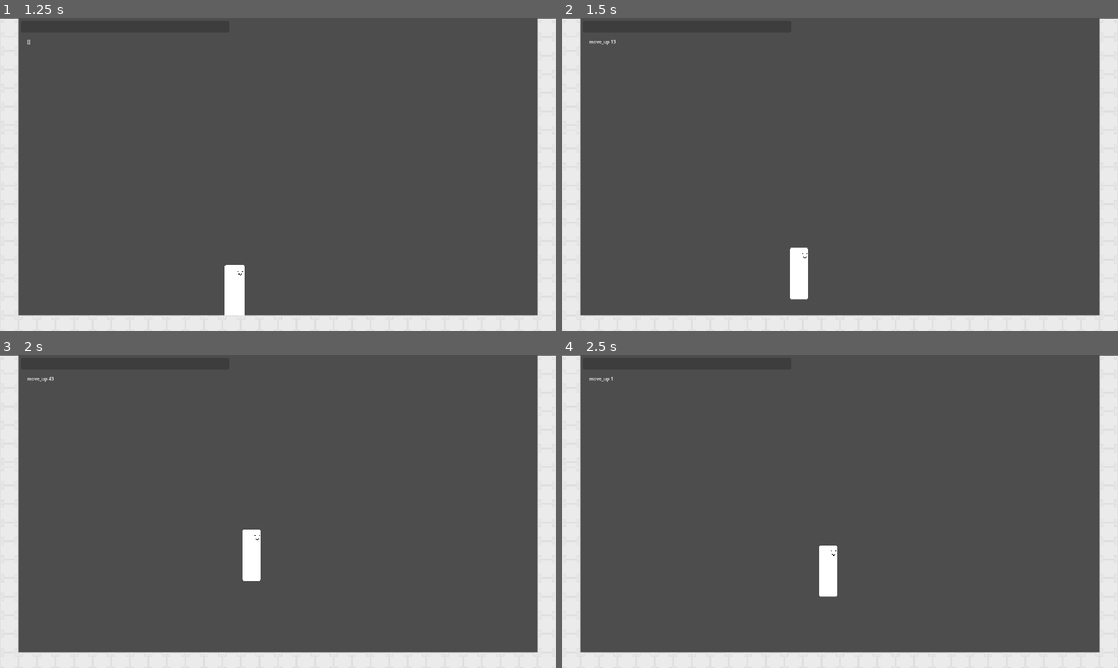
Above: before the commit, frames 1-4 (two rows, left to right).
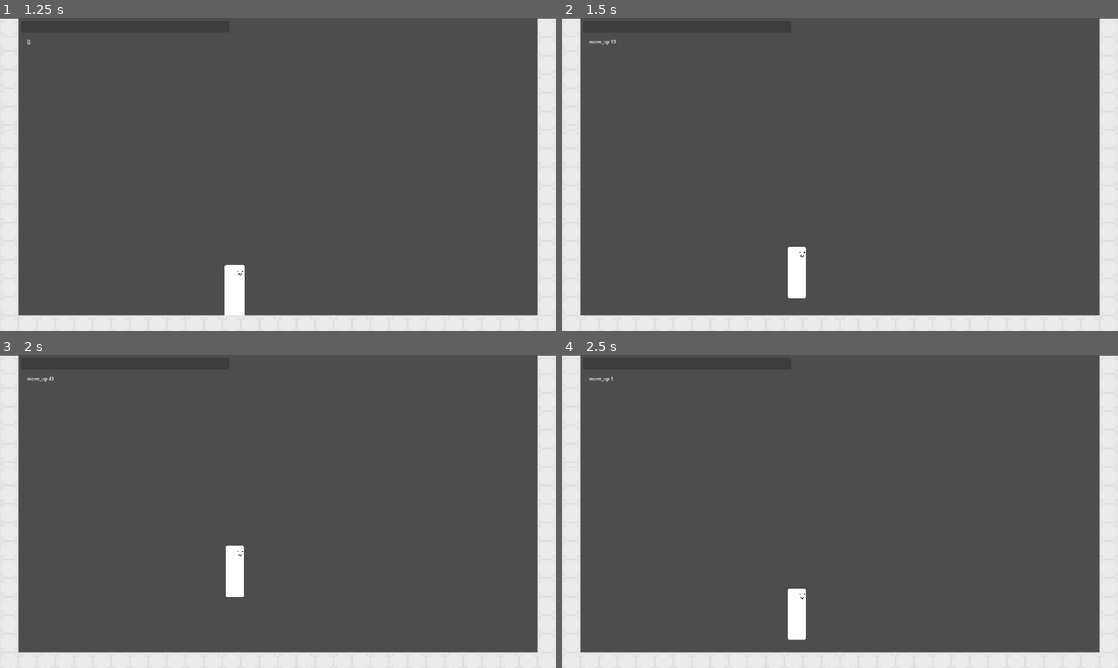
Above: after the commit, the same moments.

Repository: Mysteria0/To-Be-Name-Fighting-Game
Game: Godot game, scene res://menu.tscn
The game is run twice, just before and just after one commit, with the same random seed, the same clock (stepped at 60 frames per second) and the same inputs.
Inputs:
- Up to frame 1 (1.25 s): click "Start" at 0.5 s
- Up to frame 2 (1.5 s): tap Enter at 1.25 s; hold D (move_right) from 1.28 s (still down); hold W (move_up) from 1.28 s (still down)
- Up to frame 3 (2 s): keep holding D (move_right); keep holding W (move_up)
- Up to frame 4 (2.5 s): keep holding D (move_right); release W (move_up) at 2.03 s; tap U (action_a) at 2.1 s; tap W (move_up) at 2.27, 2.3 s

Frame 1 is identical in both runs. In frame 2, 0.2% of the frame differs, in the area x 40-45%, y 73-90%; in frame 3, 1.0%; in frame 4, 1.1%, in the area x 40-50%, y 60-92%.

Commit message:
Finishing movement code, currently trying to add diagonals to the input reader

Diff:
--- a/Player.tscn
+++ b/Player.tscn
@@ -187,9 +187,10 @@
 [node name="MovementCode" type="Node" parent="." unique_id=423301028 node_paths=PackedStringArray("parent")]
 unique_name_in_owner = true
 script = ExtResource("28_vd78s")
-PerPXGravity = 980
-PerPXForwardSpeed = 65
-PerPXBackwardSpeed = 50
+PxPerSECGravity = 1115
+PxPerSECForward = 3125
+PxPerSECBackward = 3075
+PxPerSECJump = 37500
 parent = NodePath("..")
 metadata/_custom_type_script = "uid://c344dhuvt3awv"
 
--- a/Scripts/Input Reader/input_reader.gd
+++ b/Scripts/Input Reader/input_reader.gd
@@ -7,7 +7,7 @@
 
 signal MovementInput(Input_key : String)
 
-var validMotionInputs = ['move_left','move_right','move_down','move_up','move_leftdown']
+var validMotionInputs = ['Neutral','move_left','move_right','move_down','move_up','move_leftdown','move_leftup','move_rightdown','move_rightup']
 var validAttackInputs = ['action_a','action_b','action_c','action_d']
 var RecentMotionInputs = []
 
@@ -51,7 +51,7 @@
 		if Input.is_action_just_released(currentMotionInput):
 			currentMotionInput = 'Neutral'
 			holdtime = 1
-			MovementInput.emit("Nothing")
+			MovementInput.emit('Nothing')
 	else:
 		holdtime += 1
 	holdtime = clamp(holdtime,1,999)
--- a/Scripts/State Machine/Movement.gd
+++ b/Scripts/State Machine/Movement.gd
@@ -1,18 +1,19 @@
 class_name MovementCode extends Node
 
-@export var PerPXGravity : int
-@export var PerPXForwardSpeed : int
-@export var PerPXBackwardSpeed : int
+@export var PxPerSECGravity : int
+@export var PxPerSECForward : int
+@export var PxPerSECBackward : int
+@export var PxPerSECJump : int
 
 @export var parent : CharacterBody2D
 
 func Move_Character(input : String, delta : float, override : int = 0) -> void:
 	if input == 'move_up':
-		parent.velocity.y = -700 * delta if override == 0 else override * delta
+		parent.velocity.y = -PxPerSECJump * delta if override == 0 else override * delta
 	elif input == 'move_left':
-		parent.velocity.x = -PerPXBackwardSpeed * delta if override == 0 else -override * delta
+		parent.velocity.x = -PxPerSECBackward * delta if override == 0 else -override * delta
 	elif input == 'move_right':
-		parent.velocity.x = PerPXForwardSpeed * delta if override == 0 else override * delta
+		parent.velocity.x = PxPerSECForward * delta if override == 0 else override * delta
 	else:
-		parent.velocity.y += PerPXGravity * delta if override == 0 else override * delta
+		parent.velocity.y += PxPerSECGravity * delta if override == 0 else override * delta
 	parent.move_and_slide()
--- a/Scripts/State Machine/State.gd
+++ b/Scripts/State Machine/State.gd
@@ -4,8 +4,7 @@
 @export var animation_name : String
 
 var parent : CharacterBody2D
-var Current_Motion : String
-var Current_Attack : String
+var StateMachine : Node
 
 func enter() -> void:
 	parent.animations.play(animation_name)
--- a/Scripts/State Machine/Tsurugi States/tsurugi_idle.gd
+++ b/Scripts/State Machine/Tsurugi States/tsurugi_idle.gd
@@ -22,7 +22,7 @@
 
 
 func process_physics(delta: float) -> State:
-	%MovementCode.Move_Character("Null",0)
+	%MovementCode.Move_Character("Null",delta)
 	if !parent.is_on_floor():
 		return fall_state
 	return null
--- a/Scripts/State Machine/Tsurugi States/tsurugi_jump.gd
+++ b/Scripts/State Machine/Tsurugi States/tsurugi_jump.gd
@@ -9,15 +9,11 @@
 	whydoihavetouseaboolean = false
 	parent.velocity.x = 0
 
-func process_physics(_delta: float) -> State:
+func process_physics(delta: float) -> State:
 	parent.move_and_slide()
 	if whydoihavetouseaboolean:
-		if Input.is_action_pressed('move_left'):
-			parent.velocity.x = -100
-		elif Input.is_action_pressed('move_right'):
-			parent.velocity.x = 100
-		parent.velocity.y = -700
-		parent.move_and_slide()
+		%MovementCode.Move_Character(StateMachine.Current_Motion,delta)
+		%MovementCode.Move_Character('move_up',delta)
 		return fall_state
 	return null
 
--- a/Scripts/State Machine/Tsurugi States/tsurugi_landing.gd
+++ b/Scripts/State Machine/Tsurugi States/tsurugi_landing.gd
@@ -13,8 +13,7 @@
 	hopethisworks = false
 
 func process_physics(delta: float) -> State:
-	parent.velocity.y += 980*delta
-	parent.move_and_slide()
+	%MovementCode.Move_Character("Null",delta)
 	if hopethisworks:
 		if !Input.is_action_pressed('move_up') and !Input.is_action_pressed('move_down'):
 			if Input.is_action_pressed('move_left') or Input.is_action_pressed('move_right'):
--- a/Scripts/State Machine/Tsurugi States/tsurugi_moving.gd
+++ b/Scripts/State Machine/Tsurugi States/tsurugi_moving.gd
@@ -7,17 +7,16 @@
 
 func enter() -> void:
 	super()
-	%MovementCode.Move_Character(Current_Motion,1,0)
 
 func process_input(_event: InputEvent) -> State:
 	if Input.is_action_just_pressed('move_up') and parent.is_on_floor():
 		return jump_state
 	if Input.is_action_pressed('move_down') and parent.is_on_floor():
 		return crouching_state
-	#if !Input.is_action_pressed('move_left') or !Input.is_action_pressed('move_right'):
-		#return idle_state
+	if !Input.is_action_pressed('move_left') and !Input.is_action_pressed('move_right'):
+		return idle_state
 	return null
 
 func process_physics(delta: float) -> State:
-	%MovementCode.Move_Character(Current_Motion,delta,0)
+	%MovementCode.Move_Character(StateMachine.Current_Motion,delta)
 	return null
--- a/Scripts/State Machine/state_machine.gd
+++ b/Scripts/State Machine/state_machine.gd
@@ -10,6 +10,7 @@
 func init(parent: CharacterBody2D) -> void:
 	for child in get_children():
 		child.parent = parent
+		child.StateMachine = self
 		change_state(starting_state)
 
 func change_state(new_state: State) -> void:
@@ -35,6 +36,8 @@
 		change_state(new_state)
 
 
+
+
+
 func _on_input_reader_movement_input(Input_key: String) -> void:
 	Current_Motion = Input_key
-	print(Current_Motion)
--- a/project.godot
+++ b/project.godot
@@ -75,13 +75,33 @@
 }
 move_leftdown={
 "deadzone": 0.2,
+"events": [Object(InputEventKey,"resource_local_to_scene":false,"resource_name":"","device":-1,"window_id":0,"alt_pressed":false,"shift_pressed":false,"ctrl_pressed":false,"meta_pressed":false,"pressed":false,"keycode":0,"physical_keycode":65,"key_label":0,"unicode":97,"location":0,"echo":false,"script":null)
+, Object(InputEventKey,"resource_local_to_scene":false,"resource_name":"","device":-1,"window_id":0,"alt_pressed":false,"shift_pressed":false,"ctrl_pressed":false,"meta_pressed":false,"pressed":false,"keycode":0,"physical_keycode":83,"key_label":0,"unicode":115,"location":0,"echo":false,"script":null)
+]
+}
+move_leftup={
+"deadzone": 0.2,
+"events": [Object(InputEventKey,"resource_local_to_scene":false,"resource_name":"","device":-1,"window_id":0,"alt_pressed":false,"shift_pressed":false,"ctrl_pressed":false,"meta_pressed":false,"pressed":false,"keycode":0,"physical_keycode":65,"key_label":0,"unicode":97,"location":0,"echo":false,"script":null)
+, Object(InputEventKey,"resource_local_to_scene":false,"resource_name":"","device":-1,"window_id":0,"alt_pressed":false,"shift_pressed":false,"ctrl_pressed":false,"meta_pressed":false,"pressed":false,"keycode":0,"physical_keycode":87,"key_label":0,"unicode":119,"location":0,"echo":false,"script":null)
+]
+}
+move_rightdown={
+"deadzone": 0.2,
+"events": [Object(InputEventKey,"resource_local_to_scene":false,"resource_name":"","device":-1,"window_id":0,"alt_pressed":false,"shift_pressed":false,"ctrl_pressed":false,"meta_pressed":false,"pressed":false,"keycode":0,"physical_keycode":68,"key_label":0,"unicode":100,"location":0,"echo":false,"script":null)
+, Object(InputEventKey,"resource_local_to_scene":false,"resource_name":"","device":-1,"window_id":0,"alt_pressed":false,"shift_pressed":false,"ctrl_pressed":false,"meta_pressed":false,"pressed":false,"keycode":0,"physical_keycode":83,"key_label":0,"unicode":115,"location":0,"echo":false,"script":null)
+]
+}
+move_rightup={
+"deadzone": 0.2,
+"events": [Object(InputEventKey,"resource_local_to_scene":false,"resource_name":"","device":-1,"window_id":0,"alt_pressed":false,"shift_pressed":false,"ctrl_pressed":false,"meta_pressed":false,"pressed":false,"keycode":0,"physical_keycode":68,"key_label":0,"unicode":100,"location":0,"echo":false,"script":null)
+, Object(InputEventKey,"resource_local_to_scene":false,"resource_name":"","device":-1,"window_id":0,"alt_pressed":false,"shift_pressed":false,"ctrl_pressed":false,"meta_pressed":false,"pressed":false,"keycode":0,"physical_keycode":87,"key_label":0,"unicode":119,"location":0,"echo":false,"script":null)
+]
+}
+Nothing={
+"deadzone": 0.2,
 "events": []
 }
 Neutral={
-"deadzone": 0.2,
-"events": []
-}
-Nothing={
 "deadzone": 0.2,
 "events": []
 }
